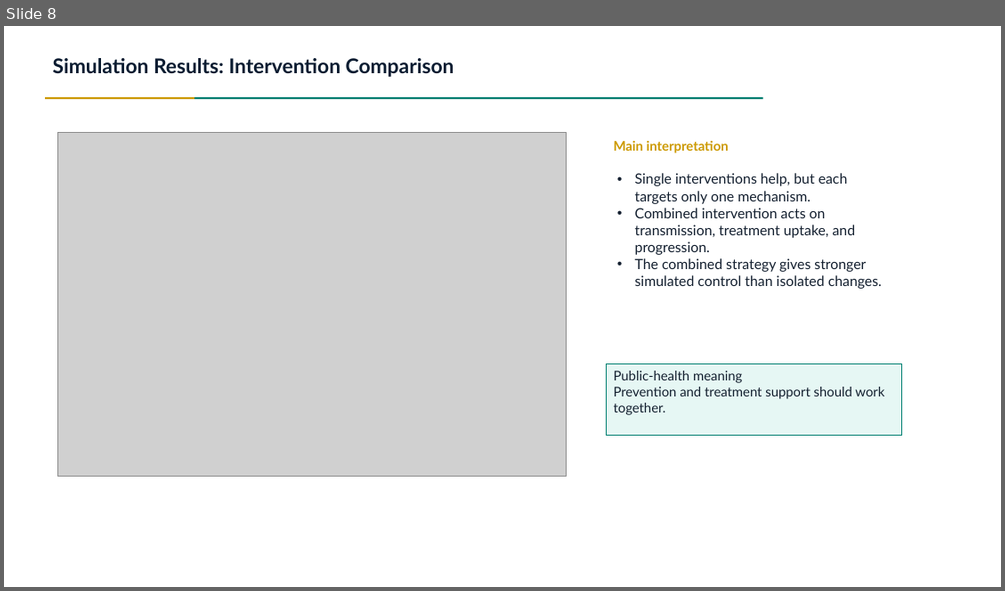
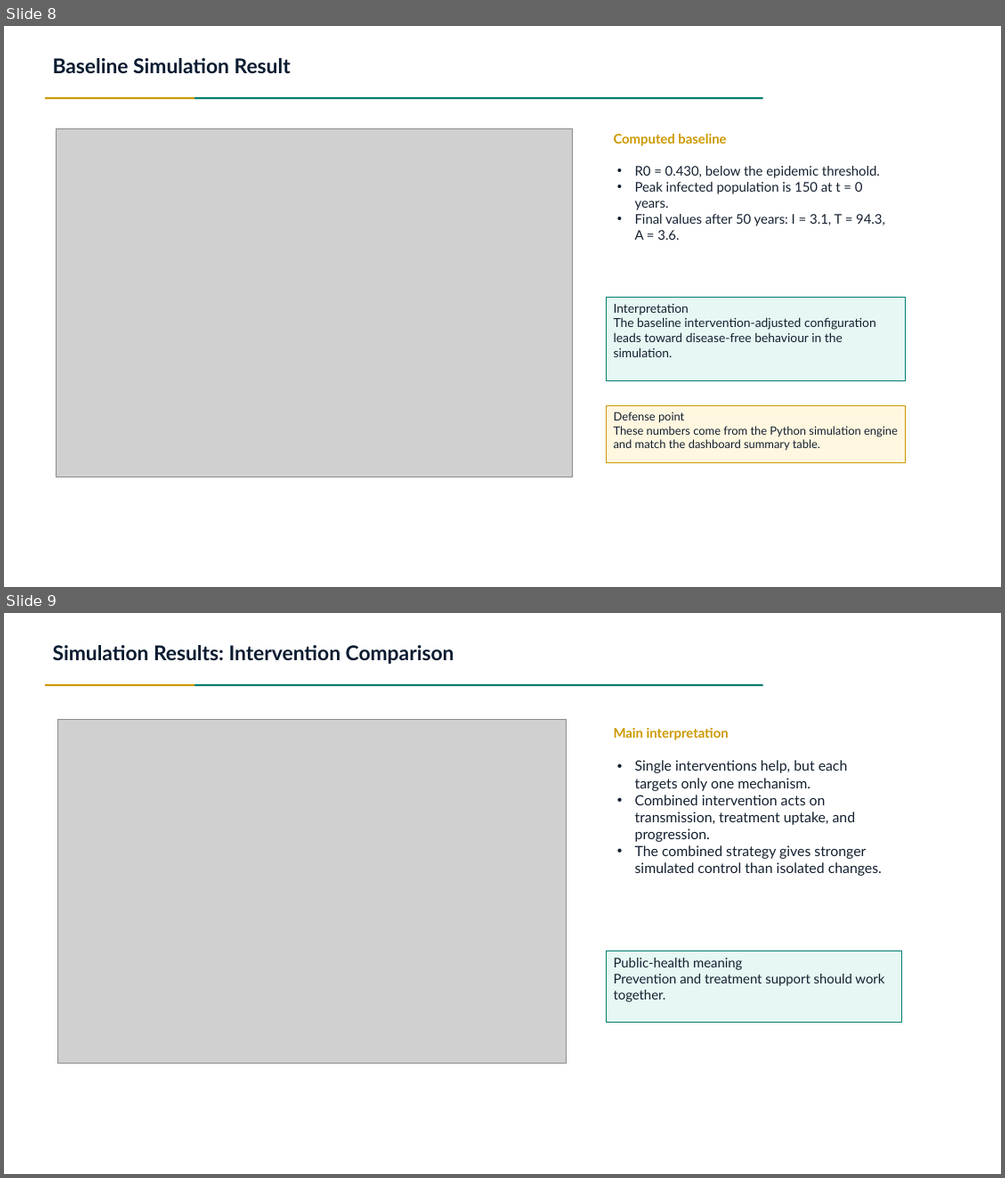
Before and after one commit to Lambert-01/HIV-MODEL, a slide deck: presentation/FracHIV_SITA_Presentation.pptx. Shown one above the other, each under a label of ours: slide 8 before the commit, slides 8 and 9 after it. The pictures are 1005x591 and 1005x1178 pixels, drawn with LibreOffice and Linux fonts; fonts in the diff are those of the drawing; grey boxes stand for pictures. Boxes give left, top, right and bottom in pixels: in the first picture for what was removed or moved away, otherwise in the second. Text is boxed around its words. In the diff, an @@ line names an element or a change of style, - is before the commit and + after.

Commit message:
Add baseline simulation results and dashboard evidence to presentation; update slide formatting

```diff
--- a/presentation/FracHIV_SITA_Presentation.pptx
+++ b/presentation/FracHIV_SITA_Presentation.pptx
@@ slide 8 added at bbox=[4, 26, 1001, 587], background #FFFFFF @@
@@ text added at bbox=[53, 58, 291, 74], 19.6 pt, text #0A1B30, bold @@
+Baseline Simulation Result
@@ rectangle added at bbox=[45, 97, 194, 99], fill #CC9900 @@
@@ rectangle added at bbox=[194, 97, 763, 99], fill #007E70 @@
@@ picture added at bbox=[57, 129, 573, 477] @@
@@ text added at bbox=[614, 134, 726, 146], 12.8 pt, text #CC9900, bold @@
+Computed baseline
@@ text added at bbox=[635, 166, 885, 240], 12.8 pt, text #142030 @@
+• R0 = 0.430, below the epidemic threshold.
+• Peak infected population is 150 at t = 0 years.
+• Final values after 50 years: I = 3.1, T = 94.3, A = 3.6.
@@ rectangle added at bbox=[606, 297, 905, 380], fill #E6F7F4, outline #007E70 0.75 pt, 11.9 pt, text #142030 @@
+Interpretation
+The baseline intervention-adjusted configuration leads toward disease-free behaviour in the simulation.
@@ rectangle added at bbox=[606, 406, 905, 463], fill #FFF7E0, outline #CC9900 0.75 pt, 11.1 pt, text #142030 @@
+Defense point
+These numbers come from the Python simulation engine and match the dashboard summary table.
@@ what was slide 8 is now slide 9 @@
```
Also in this commit, not shown: 2 slides changed, 1 other slide added, 4 other files.
